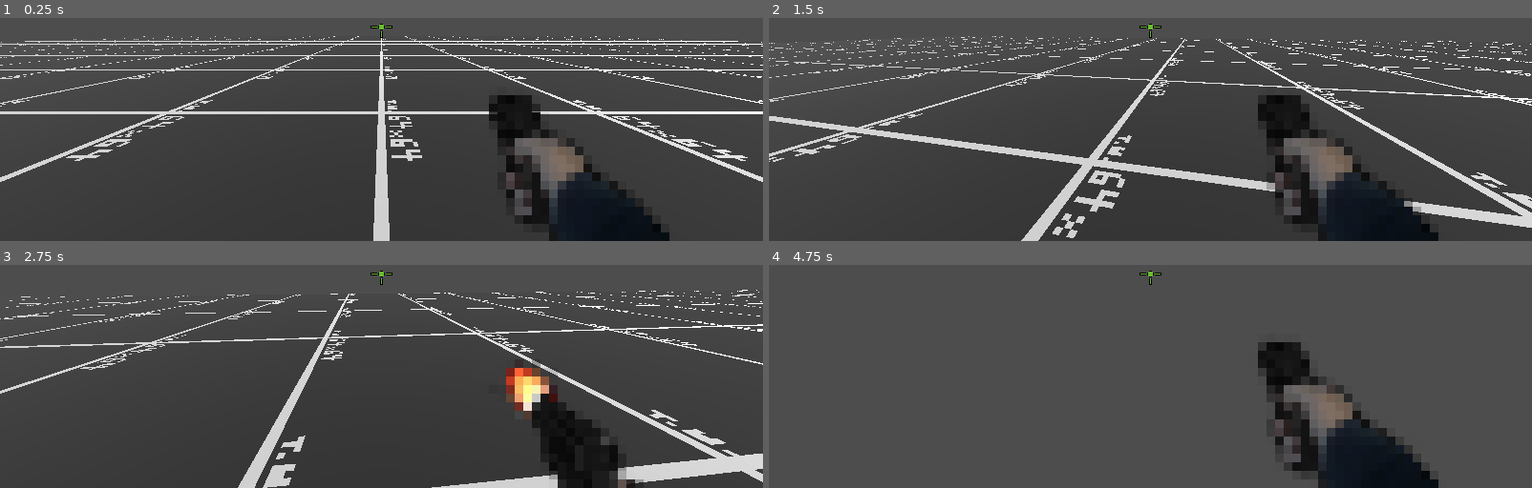
Above: before the commit, frames 1-4 (two rows, left to right).
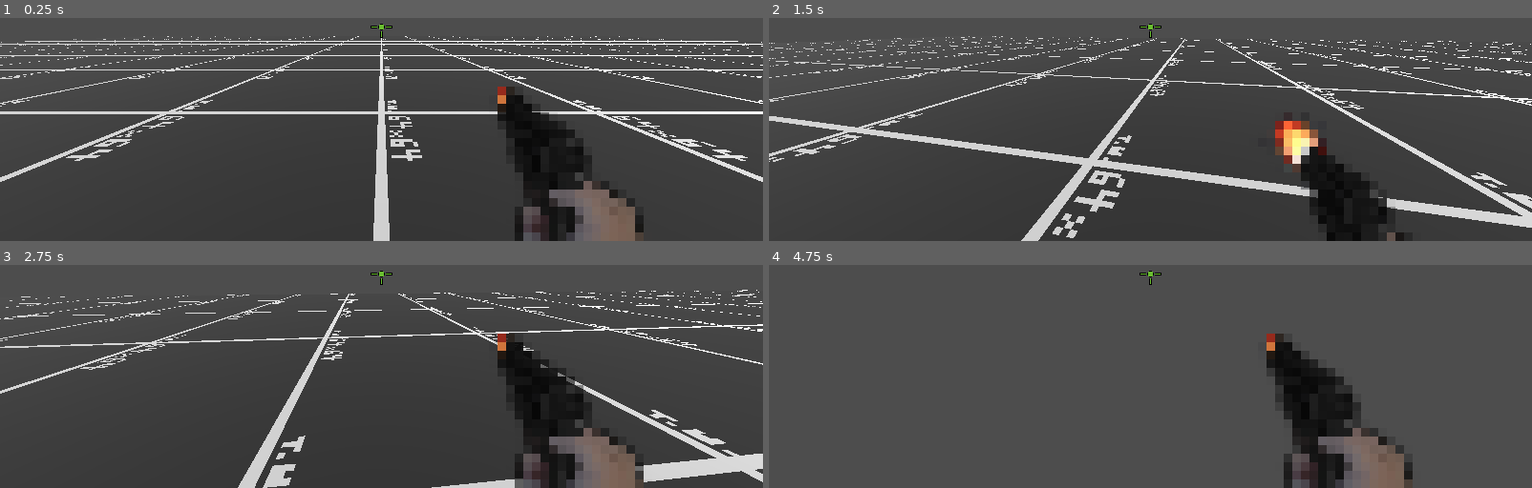
Above: after the commit, the same moments.

Repository: teeraritw/Jonahs_Chill_World
Game: Godot game, scene res://Game.tscn
Same seed, same stepped clock (60 frames per second), same inputs: the game is played once before the commit and once after it.
Inputs (mouse positions are in pixels of both pictures, inside the frame that each line leads up to):
- Up to frame 1 (0.25 s): no input
- Up to frame 2 (1.5 s): tap Enter at 0.5 s; move the mouse to (1188, 24) at 0.52 s; press the mouse at (1188, 24) at 0.53 s; hold W (forward) from 0.53 s (still down); move the mouse to (1112, 29) at 1.27 s; release the mouse at (1112, 29) at 1.28 s; click (1112, 29) at 1.35 s
- Up to frame 3 (2.75 s): keep holding W (forward); move the mouse to (396, 267) at 2.02 s; press the mouse at (396, 267) at 2.03 s
- Up to frame 4 (4.75 s): keep holding W (forward); move the mouse to (1142, 280) at 2.77 s; release the mouse at (1142, 280) at 2.78 s; click (1142, 280) at 2.85 s; move the mouse to (1203, 278) at 3.52 s; press the mouse at (1203, 278) at 3.53 s; move the mouse to (1089, 269) at 4.27 s; release the mouse at (1089, 269) at 4.28 s; click (1089, 269) at 4.35 s

The runs differ from the first frame. In frame 1, 5.4% of the frame differs, in the area x 64-88%, y 30-100%; in frame 2, 5.4%; in frame 3, 5.3%; in frame 4, 5.8%.

Commit message:
make animation better

Diff:
--- a/Player.tscn
+++ b/Player.tscn
@@ -20,55 +20,11 @@
 "times": PackedFloat32Array(0, 0.15, 0.6),
 "transitions": PackedFloat32Array(1, 1, 1),
 "update": 1,
-"values": [1, 3, 0]
-}
-
-[sub_resource type="Animation" id="Animation_v6166"]
-length = 0.001
-tracks/0/type = "value"
-tracks/0/imported = false
-tracks/0/enabled = true
-tracks/0/path = NodePath("CanvasLayer/Control/Pistol:frame")
-tracks/0/interp = 1
-tracks/0/loop_wrap = true
-tracks/0/keys = {
-"times": PackedFloat32Array(0),
-"transitions": PackedFloat32Array(1),
-"update": 1,
-"values": [4]
-}
-tracks/1/type = "value"
-tracks/1/imported = false
-tracks/1/enabled = true
-tracks/1/path = NodePath("CanvasLayer/Control/Pistol:frame_coords")
-tracks/1/interp = 1
-tracks/1/loop_wrap = true
-tracks/1/keys = {
-"times": PackedFloat32Array(0),
-"transitions": PackedFloat32Array(1),
-"update": 1,
-"values": [Vector2i(0, 0)]
-}
-
-[sub_resource type="Animation" id="Animation_kjcfm"]
-resource_name = "idle"
-tracks/0/type = "value"
-tracks/0/imported = false
-tracks/0/enabled = true
-tracks/0/path = NodePath("CanvasLayer/Control/Pistol:frame_coords")
-tracks/0/interp = 1
-tracks/0/loop_wrap = true
-tracks/0/keys = {
-"times": PackedFloat32Array(0),
-"transitions": PackedFloat32Array(1),
-"update": 1,
-"values": [Vector2i(0, 0)]
+"values": [1, 3, 1]
 }
 
 [sub_resource type="AnimationLibrary" id="AnimationLibrary_jhpv7"]
 _data = {
-"RESET": SubResource("Animation_v6166"),
-"idle": SubResource("Animation_kjcfm"),
 "shoot": SubResource("Animation_u7ivh")
 }
 
@@ -89,7 +45,7 @@
 target_position = Vector3(0, 0, -2000)
 
 [node name="AnimationPlayer" type="AnimationPlayer" parent="."]
-speed_scale = 1.5
+speed_scale = 2.0
 libraries = {
 "": SubResource("AnimationLibrary_jhpv7")
 }
@@ -98,6 +54,7 @@
 
 [node name="Control" type="Control" parent="CanvasLayer"]
 layout_mode = 3
+anchors_preset = 7
 anchor_left = 0.5
 anchor_top = 1.0
 anchor_right = 0.5
@@ -110,9 +67,10 @@
 scale = Vector2(13, 13)
 texture = ExtResource("1_hoyhv")
 hframes = 5
+frame = 1
 
 [node name="crosshair" type="TextureRect" parent="CanvasLayer"]
-anchors_preset = -1
+anchors_preset = 8
 anchor_left = 0.5
 anchor_top = 0.5
 anchor_right = 0.5
Not shown: 1 places in Player.tscn that only renumber resources
